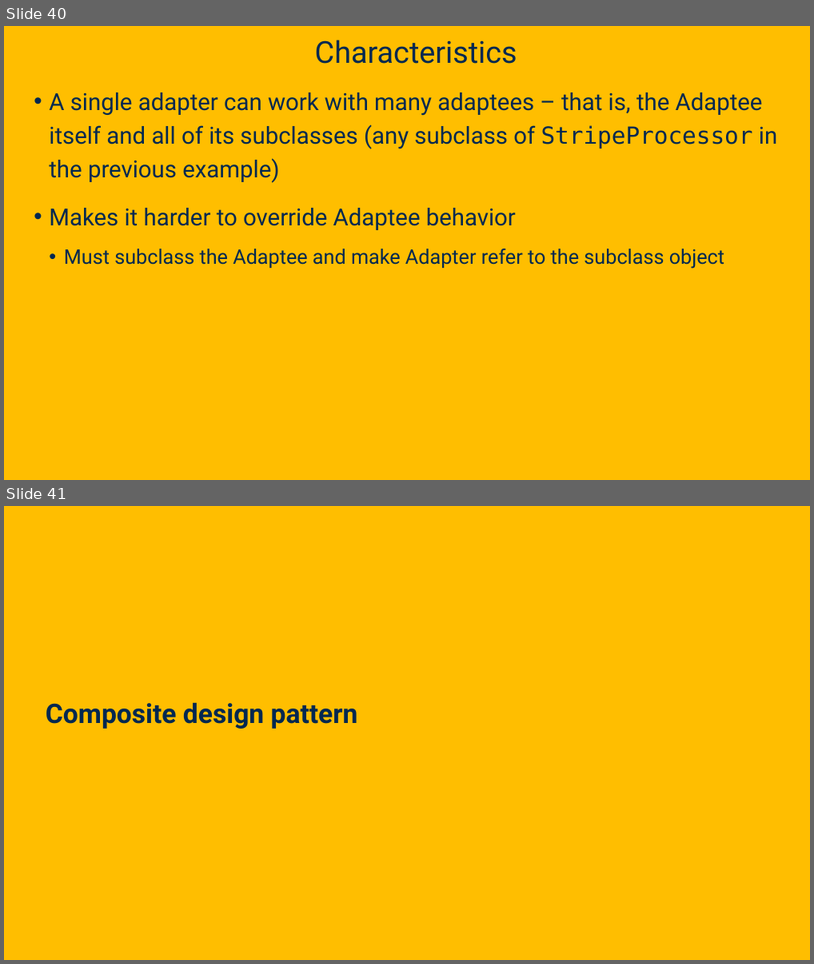
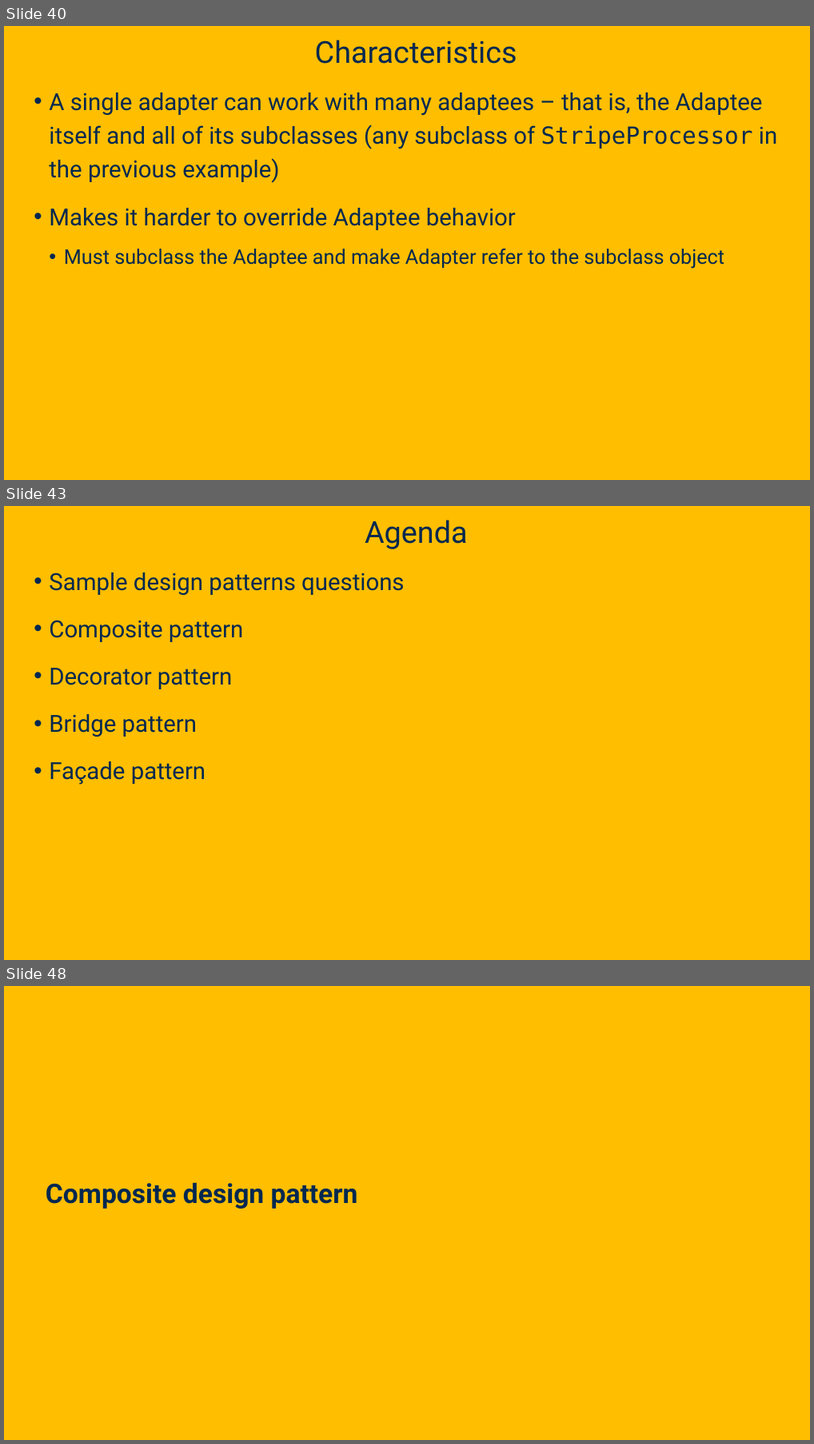
Before and after one commit to davsec-teaching/ecs160-f25, a slide deck: slides/8_design_patterns.pptx. Shown one above the other, each under a label of ours: slides 40 and 41 before the commit, slides 40, 43 and 48 after it; the slides between them are not shown. The pictures are 814x964 and 814x1444 pixels, drawn with LibreOffice and Linux fonts; fonts in the diff are those of the drawing; background and template pictures are left out. Boxes give left, top, right and bottom in pixels: in the first picture for what was removed or moved away, otherwise in the second. Text is boxed around its words. In the diff, an @@ line names an element or a change of style, - is before the commit and + after.

Commit message:
design pattern sample questions

```diff
--- a/slides/8_design_patterns.pptx
+++ b/slides/8_design_patterns.pptx
@@ slide 43 added at [4,506,810,960], background picture (left out) @@
@@ title added at [365,520,468,549], 36 pt, text #022850 @@
+Agenda
@@ text added at [49,572,404,784], 28 pt, text #022850 @@
+• Sample design patterns questions
+• Composite pattern
+• Decorator pattern
+• Bridge pattern
+• Façade pattern
@@ what was slide 41 is now slide 48 @@
```
Also in this commit, not shown: 1 slide changed, 5 other slides added.
